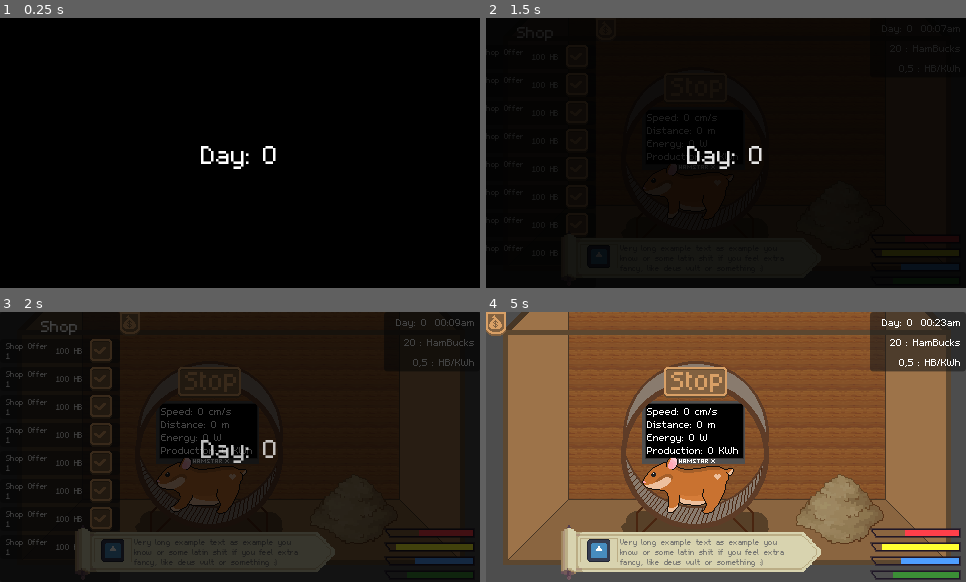
Above: before the commit, frames 1-4 (two rows, left to right).
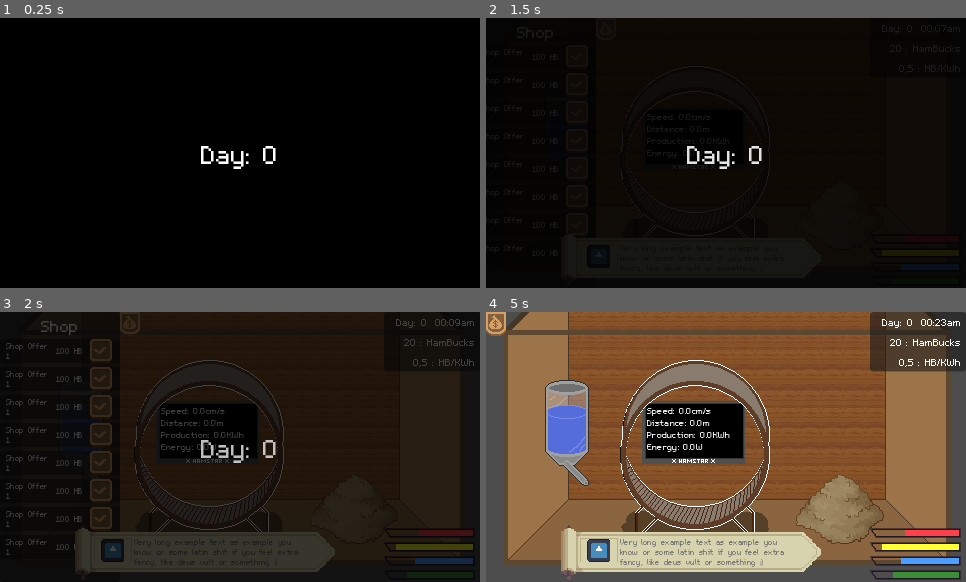
Above: after the commit, the same moments.

Repository: Nasjakii/very-serious-game-jam
Game: Godot game, scene res://main.tscn
Same seed, same stepped clock (60 frames per second), same inputs: the game is played once before the commit and once after it. The engine's default icon, where the game draws it, is replaced by a stand-in: a white triangle on a blue panel in a dark square.
Inputs (mouse positions are in pixels of both pictures, inside the frame that each line leads up to):
- Up to frame 1 (0.25 s): no input
- Up to frame 2 (1.5 s): click (697, 88) at 0.52 s; click (495, 28) at 1.25 s
- Up to frame 3 (2 s): no input
- Up to frame 4 (5 s): click (586, 349) at 2.02 s; click (697, 382) at 2.77 s; click (620, 322) at 3.5 s; click (697, 382) at 4.27 s

Frame 1 is identical in both runs. In frame 2, 0.3% of the frame differs, in the area x 31-56%, y 35-82%; in frame 3, 2.0%; in frame 4, 8.6%, in the area x 12-60%, y 17-82%.

Commit message:
Dispenser added, outline shader started

Diff:
--- a/GameObjects/wheel.gd
+++ b/GameObjects/wheel.gd
@@ -8,12 +8,34 @@
 @export var run_texture_button: TextureButton
 @export var wheel_sprite_2d: AnimatedSprite2D
 @export var hamster_animated_sprite_2d: AnimatedSprite2D
+@export var rich_text_label: RichTextLabel
+@export var wheel_area_2d: Area2D
+@export var display_area_2d: Area2D
+
+
 
 var running = false
 
+var speed = 0.0
+var speed_max = 1.0
+var time_until_max_speed = 10.0
+var wattage = 0.0
+var distance = 0.0
+var wattage_per_second = 0.0
+
+var update_timer = 0.0
+var update_interval = 1.0
+
+var wheel_hovered = false
+var display_hovered = false
+
 func _ready() -> void:
 	run_texture_button.pressed.connect(run_pressed)
-
+	wheel_area_2d.mouse_entered.connect(func(): wheel_hovered = true)
+	wheel_area_2d.mouse_entered.connect(func(): wheel_hovered = false)
+	display_area_2d.mouse_entered.connect(func(): display_hovered = true)
+	display_area_2d.mouse_entered.connect(func(): display_hovered = false)
+	update_screen()
 
 func run_pressed():
 
@@ -21,10 +43,42 @@
 		run_texture_button.texture_normal = RUN_BUTTON
 		wheel_sprite_2d.stop()
 		hamster_animated_sprite_2d.hide()
+
+		speed = 0
+
 	else:
 		run_texture_button.texture_normal = STOP_BUTTON
 		wheel_sprite_2d.play("default")
 		hamster_animated_sprite_2d.play()
 		hamster_animated_sprite_2d.show()
 
+		var tween = get_tree().create_tween()
+		tween.tween_property(self, "speed", speed_max, time_until_max_speed)
+		var tween2 = get_tree().create_tween()
+		tween2.tween_property(hamster_animated_sprite_2d, "speed_scale", 1.0, time_until_max_speed).from(0.0)
+		var tween3 = get_tree().create_tween()
+		tween3.tween_property(wheel_sprite_2d, "speed_scale", 1.0, time_until_max_speed).from(0.0)
+
 	running = not running
+
+func _process(delta: float) -> void:
+
+
+	if running:
+		update_timer += delta
+		if update_timer >= update_interval:
+			update_timer -= update_interval
+
+			distance += speed / 100
+			wattage_per_second = speed
+			wattage += wattage_per_second
+
+
+			update_screen()
+
+
+func update_screen():
+	rich_text_label.text = "Speed: " + str(floor(speed * 100) / 100) + "cm/s" + "\n"
+	rich_text_label.text += "Distance: " + str(floor(distance * 100) / 100) + "m" + "\n"
+	rich_text_label.text += "Production: " + str(floor(wattage_per_second * 100) / 100) + "KWh"  + "\n"
+	rich_text_label.text += "Energy: " + str(floor(wattage*100)/100) + "W"
--- a/GameObjects/wheel.tscn
+++ b/GameObjects/wheel.tscn
@@ -5,32 +5,44 @@
 [ext_resource type="Texture2D" uid="uid://bi0277xlx3r3m" path="res://Assets/workout_display.png" id="3_6eiq6"]
 [ext_resource type="FontFile" uid="uid://blrhywbdtuxc1" path="res://Fonts/m5x7.ttf" id="4_a4pml"]
 [ext_resource type="Texture2D" uid="uid://d3iswcexa5ivi" path="res://Assets/wheel.png" id="4_r2pkp"]
+[ext_resource type="Shader" uid="uid://bacqf0r4ck8dx" path="res://Shader/outline_shader.gdshader" id="5_qcown"]
 [ext_resource type="Texture2D" uid="uid://bj02jneehe67b" path="res://Assets/run-button.png" id="6_6eiq6"]
 [ext_resource type="Texture2D" uid="uid://bibbjmhia5pdi" path="res://Assets/hamster/hamster-running-bare.png" id="7_r2pkp"]
 
-[sub_resource type="AtlasTexture" id="AtlasTexture_vivmo"]
+[sub_resource type="RectangleShape2D" id="RectangleShape2D_qcown"]
+size = Vector2(95, 58)
+
+[sub_resource type="ShaderMaterial" id="ShaderMaterial_xrrtj"]
+shader = ExtResource("5_qcown")
+shader_parameter/color = Color(1, 1, 1, 1)
+shader_parameter/width = 0.50000002375
+shader_parameter/pattern = 1
+shader_parameter/inside = true
+shader_parameter/add_margins = true
+
+[sub_resource type="AtlasTexture" id="AtlasTexture_0jg24"]
 atlas = ExtResource("4_r2pkp")
-region = Rect2(0, 0, 148, 180)
+region = Rect2(0, 0, 154, 180)
 
-[sub_resource type="AtlasTexture" id="AtlasTexture_2cqfq"]
+[sub_resource type="AtlasTexture" id="AtlasTexture_w10ud"]
 atlas = ExtResource("4_r2pkp")
-region = Rect2(148, 0, 148, 180)
+region = Rect2(154, 0, 154, 180)
 
-[sub_resource type="AtlasTexture" id="AtlasTexture_yaehf"]
+[sub_resource type="AtlasTexture" id="AtlasTexture_eai6e"]
 atlas = ExtResource("4_r2pkp")
-region = Rect2(296, 0, 148, 180)
+region = Rect2(308, 0, 154, 180)
 
 [sub_resource type="SpriteFrames" id="SpriteFrames_074og"]
 animations = [{
 "frames": [{
 "duration": 1.0,
-"texture": SubResource("AtlasTexture_vivmo")
+"texture": SubResource("AtlasTexture_0jg24")
 }, {
 "duration": 1.0,
-"texture": SubResource("AtlasTexture_2cqfq")
+"texture": SubResource("AtlasTexture_w10ud")
 }, {
 "duration": 1.0,
-"texture": SubResource("AtlasTexture_yaehf")
+"texture": SubResource("AtlasTexture_eai6e")
 }],
 "loop": true,
 "name": &"default",
@@ -87,11 +99,26 @@
 "speed": 5.0
 }]
 
-[node name="Wheel" type="Node2D" unique_id=1378031939 node_paths=PackedStringArray("run_texture_button", "wheel_sprite_2d", "hamster_animated_sprite_2d")]
+[node name="Wheel" type="Node2D" unique_id=1378031939 node_paths=PackedStringArray("run_texture_button", "wheel_sprite_2d", "hamster_animated_sprite_2d", "rich_text_label", "wheel_area_2d", "display_area_2d")]
 script = ExtResource("1_bx1x2")
 run_texture_button = NodePath("RunTextureButton")
 wheel_sprite_2d = NodePath("WheelSprite2D")
 hamster_animated_sprite_2d = NodePath("HamsterAnimatedSprite2D")
+rich_text_label = NodePath("WheelDisplay/RichTextLabel")
+wheel_area_2d = NodePath("WheelArea2D")
+display_area_2d = NodePath("DisplayArea2D")
+
+[node name="WheelArea2D" type="Area2D" parent="." unique_id=1660286627]
+
+[node name="WheelCollision" type="CollisionPolygon2D" parent="WheelArea2D" unique_id=1097247254]
+position = Vector2(0, -65)
+polygon = PackedVector2Array(0, -1, 35, 9, 55, 27, 70, 67, 60, 92, 37, 111, 7, 121, -27, 114, -56, 94, -69, 63, -55, 27, -34, 10, -2, 1, 1, -25, -30, -18, -58, 5, -71, 34, -75, 73, -67, 104, -41, 132, -15, 144, 20, 143, 43, 130, 62, 111, 74, 83, 74, 37, 58, 3, 32, -18, -3, -25)
+
+[node name="DisplayArea2D" type="Area2D" parent="." unique_id=134031655]
+
+[node name="CollisionShape2D" type="CollisionShape2D" parent="DisplayArea2D" unique_id=829330583]
+position = Vector2(-1.5, -16)
+shape = SubResource("RectangleShape2D_qcown")
 
 [node name="WheelShadowSprite2D" type="Sprite2D" parent="." unique_id=1878873601]
 position = Vector2(0, 82)
@@ -107,16 +134,21 @@
 offset_right = 47.0
 offset_bottom = 29.0
 theme_override_fonts/normal_font = ExtResource("4_a4pml")
+theme_override_font_sizes/normal_font_size = 14
 text = "Speed: 0 cm/s
 Distance: 0 m
+Production: 0 KWh
 Energy: 0 W
-Production: 0 KWh"
+"
 
 [node name="WheelSprite2D" type="AnimatedSprite2D" parent="." unique_id=1730781370]
+material = SubResource("ShaderMaterial_xrrtj")
 sprite_frames = SubResource("SpriteFrames_074og")
-frame_progress = 0.643322
+frame = 1
+frame_progress = 0.81932634
 
 [node name="RunTextureButton" type="TextureButton" parent="." unique_id=302899402]
+visible = false
 offset_left = -31.0
 offset_top = -83.0
 offset_right = 32.0
@@ -127,4 +159,4 @@
 visible = false
 position = Vector2(-9, 35)
 sprite_frames = SubResource("SpriteFrames_0jg24")
-frame_progress = 0.32549453
+frame_progress = 0.19472912
--- /dev/null
+++ b/Shader/outline_shader.gdshader
@@ -0,0 +1,62 @@
+shader_type canvas_item;
+
+uniform vec4 color : source_color = vec4(1.0);
+uniform float width : hint_range(0, 10) = 1.0;
+uniform int pattern : hint_range(0, 2) = 0; // diamond, circle, square
+uniform bool inside = false;
+uniform bool add_margins = true; // only useful when inside is false
+
+void vertex() {
+	if (add_margins) {
+		VERTEX += (UV * 2.0 - 1.0) * width;
+	}
+}
+
+bool hasContraryNeighbour(vec2 uv, vec2 texture_pixel_size, sampler2D texture) {
+	for (float i = -ceil(width); i <= ceil(width); i++) {
+		float x = abs(i) > width ? width * sign(i) : i;
+		float offset;
+
+		if (pattern == 0) {
+			offset = width - abs(x);
+		} else if (pattern == 1) {
+			offset = floor(sqrt(pow(width + 0.5, 2) - x * x));
+		} else if (pattern == 2) {
+			offset = width;
+		}
+
+		for (float j = -ceil(offset); j <= ceil(offset); j++) {
+			float y = abs(j) > offset ? offset * sign(j) : j;
+			vec2 xy = uv + texture_pixel_size * vec2(x, y);
+
+			if ((xy != clamp(xy, vec2(0.0), vec2(1.0)) || texture(texture, xy).a <= 0.0) == inside) {
+				return true;
+			}
+		}
+	}
+
+	return false;
+}
+
+void fragment() {
+	vec2 uv = UV;
+
+	if (add_margins) {
+		vec2 texture_pixel_size = vec2(1.0) / (vec2(1.0) / TEXTURE_PIXEL_SIZE + vec2(width * 2.0));
+
+		uv = (uv - texture_pixel_size * width) * TEXTURE_PIXEL_SIZE / texture_pixel_size;
+
+		if (uv != clamp(uv, vec2(0.0), vec2(1.0))) {
+			COLOR.a = 0.0;
+		} else {
+			COLOR = texture(TEXTURE, uv);
+		}
+	} else {
+		COLOR = texture(TEXTURE, uv);
+	}
+
+	if ((COLOR.a > 0.0) == inside && hasContraryNeighbour(uv, TEXTURE_PIXEL_SIZE, TEXTURE)) {
+		COLOR.rgb = inside ? mix(COLOR.rgb, color.rgb, color.a) : color.rgb;
+		COLOR.a += (1.0 - COLOR.a) * color.a;
+	}
+}
--- a/main.tscn
+++ b/main.tscn
@@ -7,6 +7,7 @@
 [ext_resource type="Texture2D" uid="uid://cxtwstoyfdlhq" path="res://Assets/hay.png" id="5_lquwl"]
 [ext_resource type="Script" uid="uid://ci32r4dmbrow6" path="res://UI/ui.gd" id="6_5vw27"]
 [ext_resource type="Texture2D" uid="uid://bdvqsdoagl1ii" path="res://Assets/texture_bar_base.png" id="6_7mycd"]
+[ext_resource type="Texture2D" uid="uid://dhecjk3yvo35r" path="res://Assets/drink_dispenser.png" id="6_074og"]
 [ext_resource type="Texture2D" uid="uid://co3cmh27mie1p" path="res://Assets/hpbar.png" id="7_272bh"]
 [ext_resource type="Script" uid="uid://dnqy1uiosjmhc" path="res://UI/shop.gd" id="9_4c57u"]
 [ext_resource type="Texture2D" uid="uid://cfrbg1du51qsy" path="res://Assets/shop_button.png" id="10_4c57u"]
@@ -42,6 +43,12 @@
 
 [node name="HaySprite2D" type="Sprite2D" parent="Interior/Hay" unique_id=345526951]
 texture = ExtResource("5_lquwl")
+
+[node name="Dispenser" type="Node2D" parent="Interior" unique_id=1468998656]
+position = Vector2(83, 122)
+
+[node name="Sprite2D" type="Sprite2D" parent="Interior/Dispenser" unique_id=1325439200]
+texture = ExtResource("6_074og")
 
 [node name="UI" type="CanvasLayer" parent="." unique_id=1517068233 node_paths=PackedStringArray("shop", "energy_bar", "water_bar", "food_bar") groups=["UI"]]
 script = ExtResource("6_5vw27")
Binary file added: Assets/drink_dispenser.aseprite
Binary file added: Assets/drink_dispenser.png
Not shown, added: Assets/drink_dispenser.png.import
Binary file changed: Assets/wheel.aseprite
Binary file changed: Assets/wheel.png
Binary file added: Assets/wheel1.png
Not shown, added: Assets/wheel1.png.import
Binary file added: Assets/wheel2.png
Not shown, added: Assets/wheel2.png.import
Binary file added: Assets/wheel3.png
Not shown, added: Assets/wheel3.png.import
Not shown, added: Shader/outline_shader.gdshader.uid
